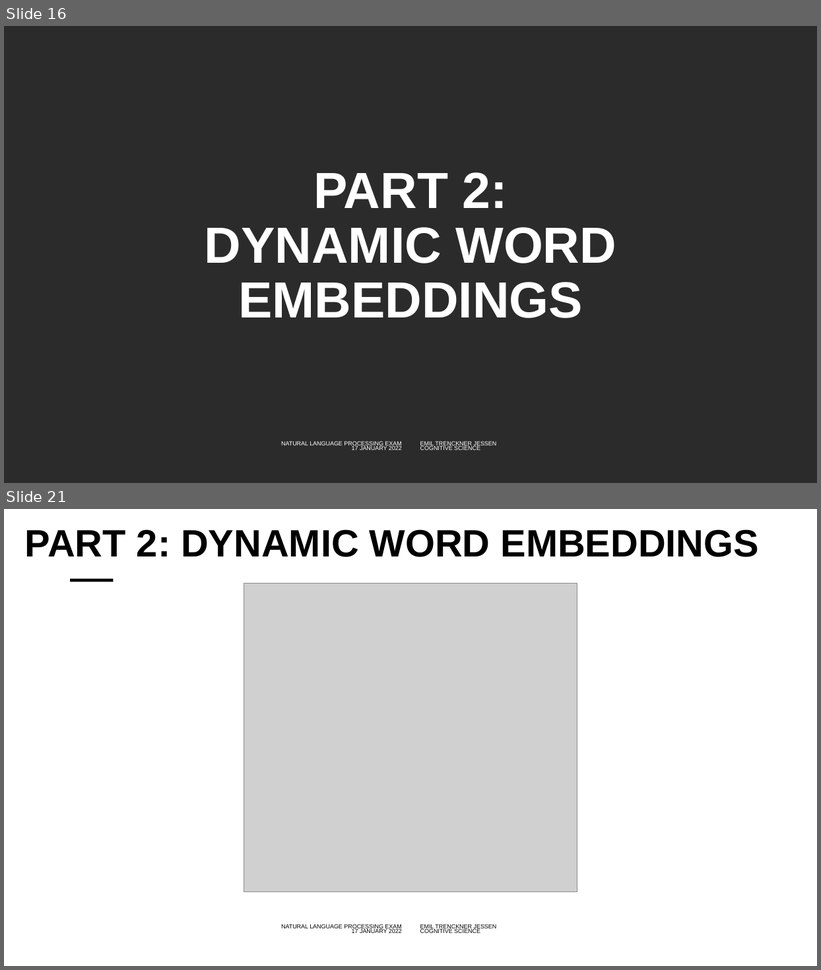
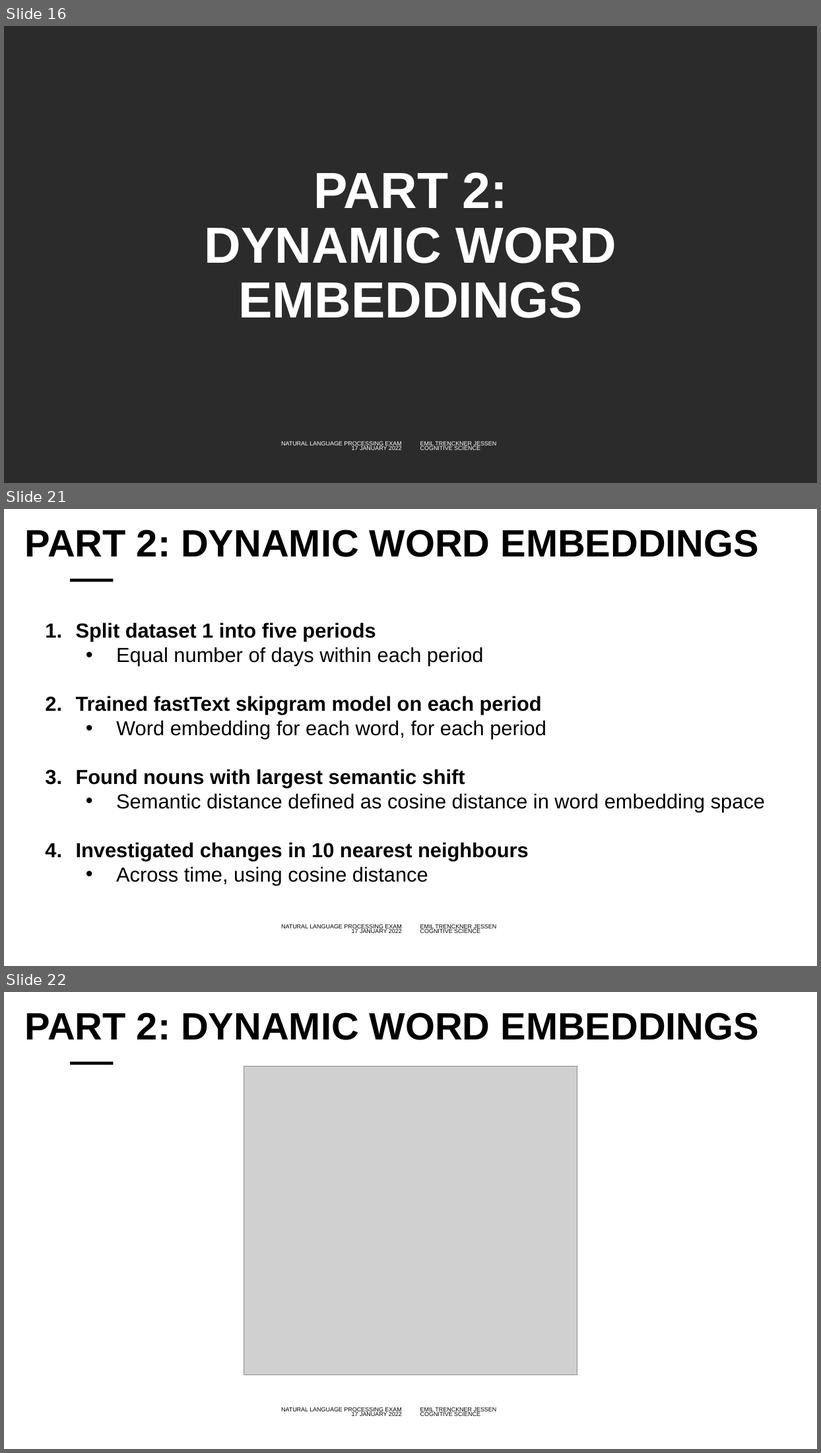
Before and after one commit to emiltj/NLP_oral_backup, a slide deck: Oral presentation/NLP.pptx. Shown one above the other, each under a label of ours: slides 16 and 21 before the commit, slides 16, 21 and 22 after it; the slides between them are not shown. The pictures are 821x970 and 821x1453 pixels, drawn with LibreOffice and Linux fonts; fonts in the diff are those of the drawing; grey boxes stand for pictures; background and template pictures are left out; a plain dark background stands for a picture behind light text. Boxes give left, top, right and bottom in pixels: in the first picture for what was removed or moved away, otherwise in the second. Text is boxed around its words. In the diff, an @@ line names an element or a change of style, - is before the commit and + after.

```diff
--- a/Oral presentation/NLP.pptx
+++ b/Oral presentation/NLP.pptx
@@ slide 21 added at <box>4,509,817,966</box>, background #FFFFFF; not listed: 6 template elements that a slide beside it also shows @@
@@ title added at <box>25,529,759,557</box>, 45 pt, text #000000, bold @@
+PART 2: DYNAMIC WORD EMBEDDINGS
@@ text added at <box>76,623,765,886</box>, 24 pt, text #000000 @@
+1. Split dataset 1 into five periods
+  • Equal number of days within each period
+2. Trained fastText skipgram model on each period
+  • Word embedding for each word, for each period
+3. Found nouns with largest semantic shift
+  • Semantic distance defined as cosine distance in word embedding space
+4. Investigated changes in 10 nearest neighbours
+  • Across time, using cosine distance
@@ what was slide 21 is now slide 22 @@
```
Also in this commit, not shown: 17 slides changed, 1 other file.
